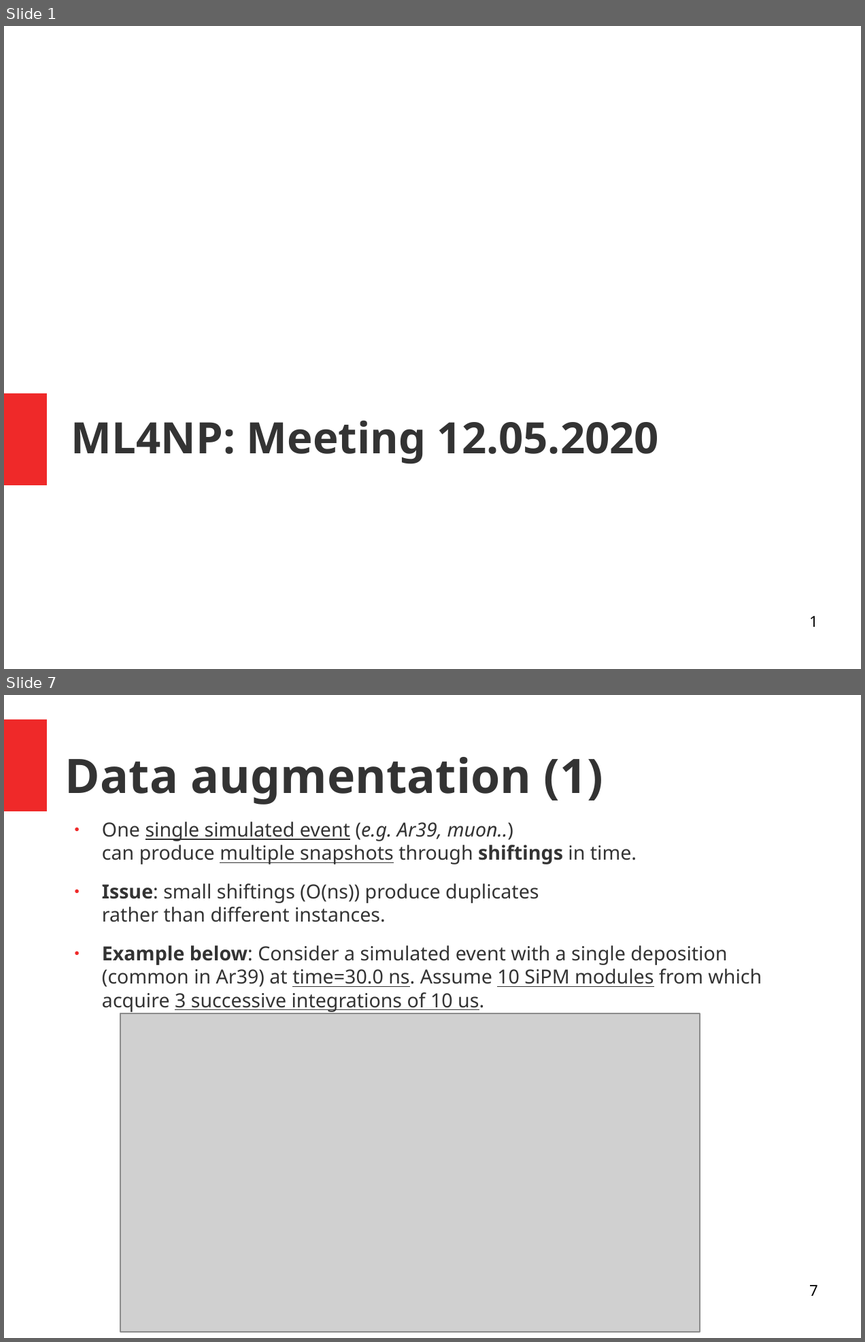
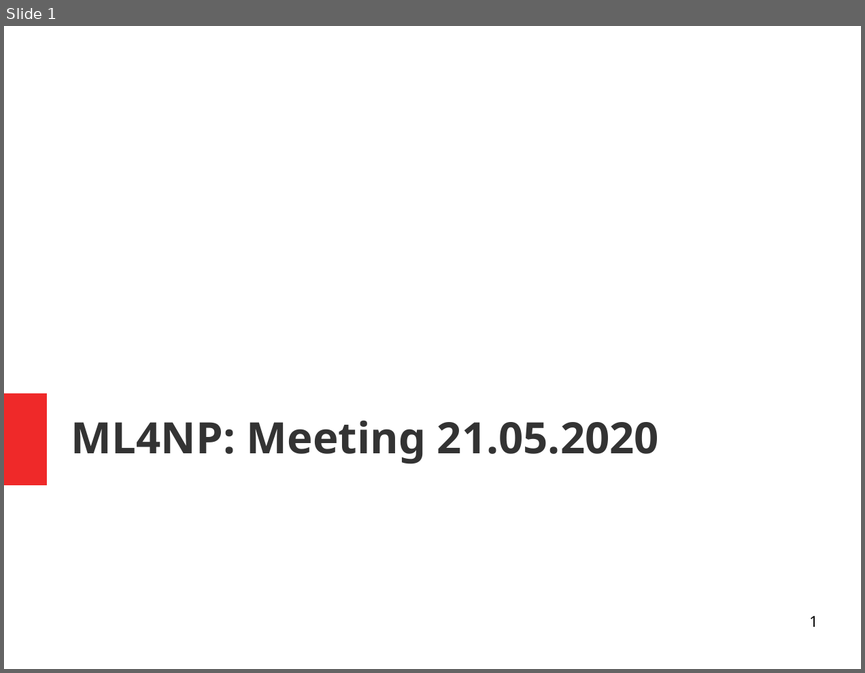
Before and after one commit to luigiberducci/ML4NP, a slide deck: Docs/meeting_ml4np_21mag2020.odp. Shown one above the other, each under a label of ours: slides 1 and 7 before the commit, slide 1 after it; the slides between them are not shown. The pictures are 865x1342 and 865x673 pixels, drawn with LibreOffice and Linux fonts; fonts in the diff are those of the drawing; grey boxes stand for pictures. Boxes give left, top, right and bottom in pixels: in the first picture for what was removed or moved away, otherwise in the second. Text is boxed around its words. In the diff, an @@ line names an element or a change of style, - is before the commit and + after.

```diff
--- a/Docs/meeting_ml4np_21mag2020.odp
+++ b/Docs/meeting_ml4np_21mag2020.odp
@@ slide 7 removed at <box>4,695,861,1338</box>, background #FFFFFF @@
@@ rectangle removed at <box>4,719,47,811</box> @@
@@ title removed at <box>65,757,603,804</box> @@
-Data augmentation (1)
@@ text removed at <box>102,821,762,1012</box> @@
-● One single simulated event (e.g. Ar39, muon..)
-  can produce multiple snapshots through shiftings in time.
-● Issue: small shiftings (O(ns)) produce duplicates
-  rather than different instances.
-● Example below: Consider a simulated event with a single deposition (common in Ar39) at time=30.0 ns. Assume 10 SiPM modules from which acquire 3 successive integrations of 10 us.
@@ picture removed at <box>121,1013,700,1331</box> @@
@@ page number removed at <box>809,1285,818,1295</box> @@
-7
@@ slide 1 changed as well @@
@@ title at <box>71,420,659,464</box>: text changed @@
-ML4NP: Meeting 12.05.2020
+ML4NP: Meeting 21.05.2020
```
Also in this commit, not shown: 11 slides added, 7 other slides removed, 7 other files.
